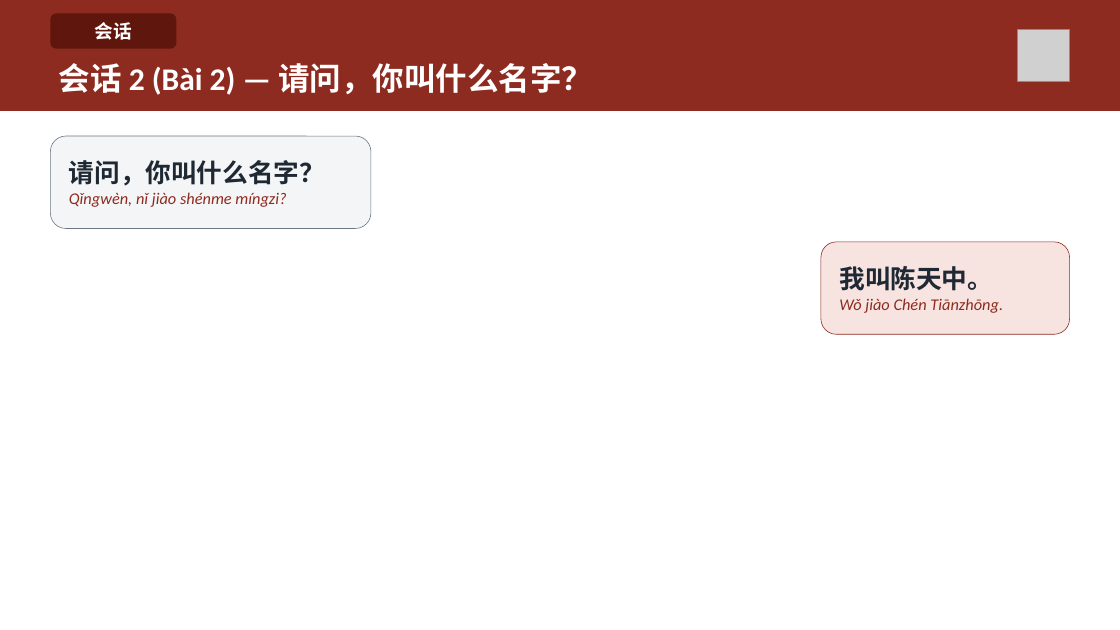
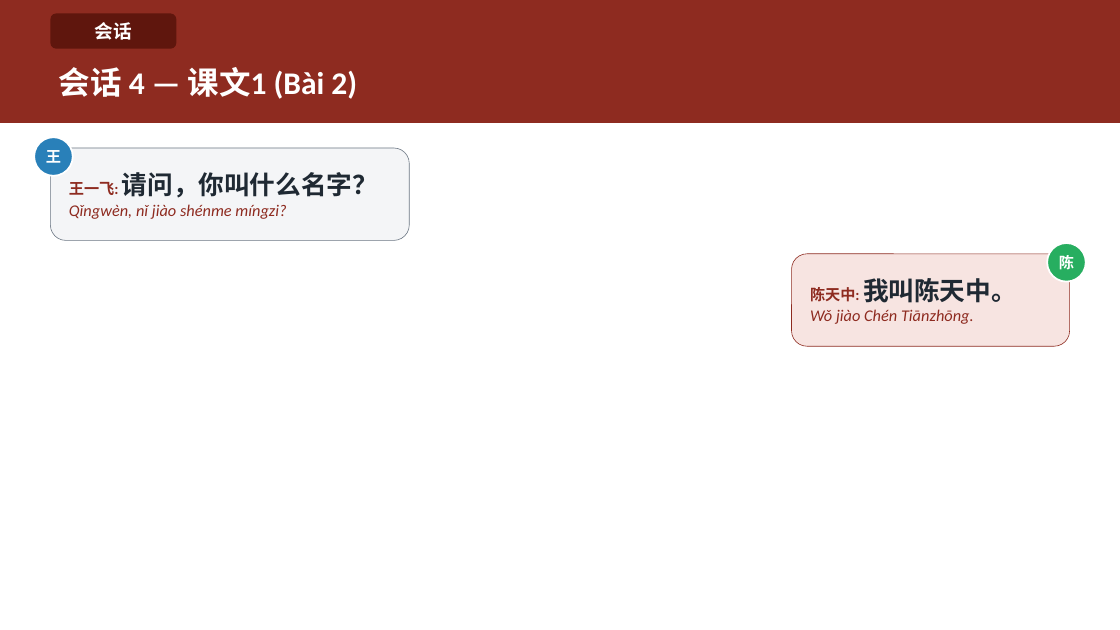
Before and after one commit to HuyenNguyen911/chinese-learning-os, a slide deck: slide 24 of output/hsk1/buoi02_chaohoi_lamquen/slide/Buoi-02-Chaohoi-Lamquen.pptx (slide 15 before the commit). Drawn at 1120x630 pixels with LibreOffice and Linux fonts; fonts in the diff are those of the drawing; grey boxes stand for pictures. Boxes give left, top, right and bottom in pixels: in the first picture for what was removed or moved away, otherwise in the second. Text is boxed around its words. In the diff, an @@ line names an element or a change of style, - is before the commit and + after.

```diff
--- a/output/hsk1/buoi02_chaohoi_lamquen/slide/Buoi-02-Chaohoi-Lamquen.pptx
+++ b/output/hsk1/buoi02_chaohoi_lamquen/slide/Buoi-02-Chaohoi-Lamquen.pptx
@@ rectangle: place and size @@
-rectangle at [0, 0, 1120, 111]
+rectangle at [0, 0, 1120, 123]
@@ picture removed at [1017, 29, 1070, 82] @@
@@ text at [59, 67, 357, 99]: text changed @@
-会话 2 (Bài 2) — 请问，你叫什么名字？
+会话 4 — 课文1 (Bài 2)
@@ ellipse added at [34, 137, 73, 176], fill #2980B9, outline #FFFFFF 1.5 pt, 13 pt, text #FFFFFF, bold @@
+王
@@ rounded rectangle "王一飞: 请问，你叫什么名字？": place and size @@
-rounded rectangle "王一飞: 请问，你叫什么名字？" at [50, 136, 371, 229]
+rounded rectangle "王一飞: 请问，你叫什么名字？" at [50, 148, 409, 240]
@@ text in rounded rectangle at [69, 172, 378, 198]: text changed @@
-请问，你叫什么名字？
+王一飞: 请问，你叫什么名字？
@@ rounded rectangle "陈天中: 我叫陈天中。": place and size @@
-rounded rectangle "陈天中: 我叫陈天中。" at [821, 242, 1070, 334]
+rounded rectangle "陈天中: 我叫陈天中。" at [791, 254, 1070, 346]
@@ ellipse added at [1048, 243, 1086, 281], fill #27AE60, outline #FFFFFF 1.5 pt, 13 pt, text #FFFFFF, bold @@
+陈
@@ text in rounded rectangle at [810, 278, 1017, 303]: text changed @@
-我叫陈天中。
+陈天中: 我叫陈天中。
```
Also in this commit, not shown: 4 other slides changed, 28 slides added, 14 slides removed, 24 other files.
